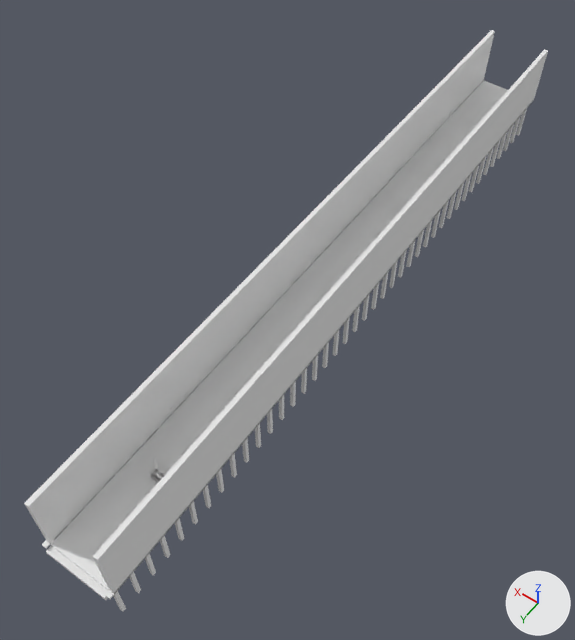
The OBJ model SimpleOpenGLTexturedLoader/SimpleOpenGLTexturedLoader/models/blender_imports.obj as it was, and as the next commit left it.
Camera for both pictures: a camera (50 mm lens) standing at (-58.2, 41.2, 132.6) and looking at (4.3, -46.4, -5.0). The lights are fixed; the arrows at lower right show +X, +Y and +Z. Where no turn or scale is listed for an object, it has been applied to the vertices.

Before the edit, the objects in view are built like this:
```python
ob_13_bookshelfground = bpy.data.objects.new('13-BookshelfGround', me_13_bookshelfground)
ob_13_bookshelfground.location = (0.0, 0.0, 0.0)
ob_14_bookshelfborderleft = bpy.data.objects.new('14-BookshelfBorderLeft', me_14_bookshelfborderleft)
ob_14_bookshelfborderleft.location = (0.0, 0.0, 0.0)
ob_15_bookshelfborderright = bpy.data.objects.new('15-BookshelfBorderRight', me_15_bookshelfborderright)
ob_15_bookshelfborderright.location = (0.0, 0.0, 0.0)
ob_3_ground = bpy.data.objects.new('3-Ground', me_3_ground)
ob_3_ground.location = (0.0, 0.0, 0.0)
ob_4_leftborder = bpy.data.objects.new('4-LeftBorder', me_4_leftborder)
ob_4_leftborder.location = (0.0, 0.0, 0.0)
ob_5_rightborder = bpy.data.objects.new('5-RightBorder', me_5_rightborder)
ob_5_rightborder.location = (0.0, 0.0, 0.0)
ob_6_leftinvisiblewall = bpy.data.objects.new('6-LeftInvisibleWall', me_6_leftinvisiblewall)
ob_6_leftinvisiblewall.location = (0.0, 0.0, 0.0)
ob_7_rightinvisiblewall = bpy.data.objects.new('7-RightInvisibleWall', me_7_rightinvisiblewall)
ob_7_rightinvisiblewall.location = (0.0, 0.0, 0.0)
```
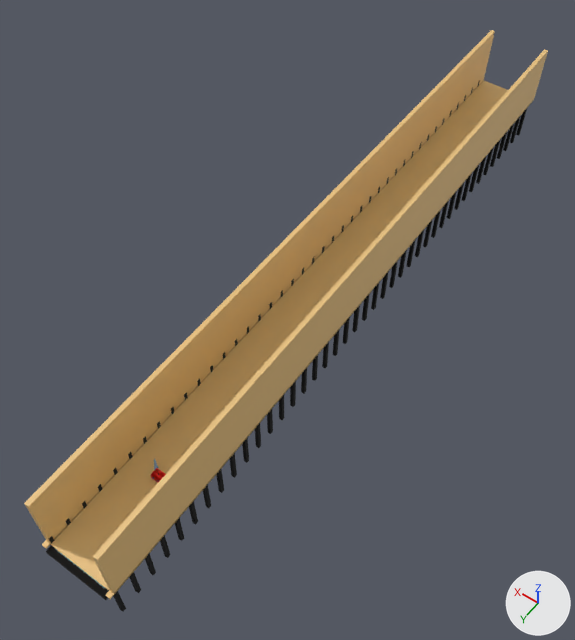
The change, as JSON lines over the scene's bpy script:
```json
{"op": "set", "path": "mat_material_008.base_color", "old": "(0.8, 0.8, 0.8)", "new": "(0.0, 0.0, 0.0)", "note": "white #e7e7e7 -> black #000000"}
{"op": "set", "path": "mat_material.base_color", "old": "(0.8, 0.8, 0.8)", "new": "(0.8, 0.529, 0.208)", "note": "white #e7e7e7 -> beige #e7c07e"}
```

Changed parts and their boxes (x1, y1, x2, y2) in the pictures (575 x 640 px):
```json
{"object": "6-LeftInvisibleWall", "change": "recoloured", "before": [24, 30, 495, 544], "after": [24, 30, 495, 544]}
{"object": "7-RightInvisibleWall", "change": "recoloured", "before": [93, 49, 548, 593], "after": [93, 49, 548, 593]}
{"object": "3-Ground", "change": "recoloured", "before": [51, 81, 508, 590], "after": [51, 81, 508, 590]}
{"object": "14-BookshelfBorderLeft", "change": "recoloured", "before": [113, 109, 527, 612], "after": [113, 109, 527, 612], "on screen": "white to black"}
{"object": "13-BookshelfGround", "change": "recoloured", "before": [46, 545, 109, 600], "after": [46, 545, 109, 600], "on screen": "white to black"}
{"object": "15-BookshelfBorderRight", "change": "recoloured", "before": [49, 80, 480, 545], "after": [49, 80, 480, 545]}
{"object": "5-RightBorder", "change": "recoloured", "before": [105, 99, 534, 599], "after": [105, 99, 534, 599]}
{"object": "4-LeftBorder", "change": "recoloured", "before": [42, 81, 483, 549], "after": [42, 81, 483, 549]}
```
